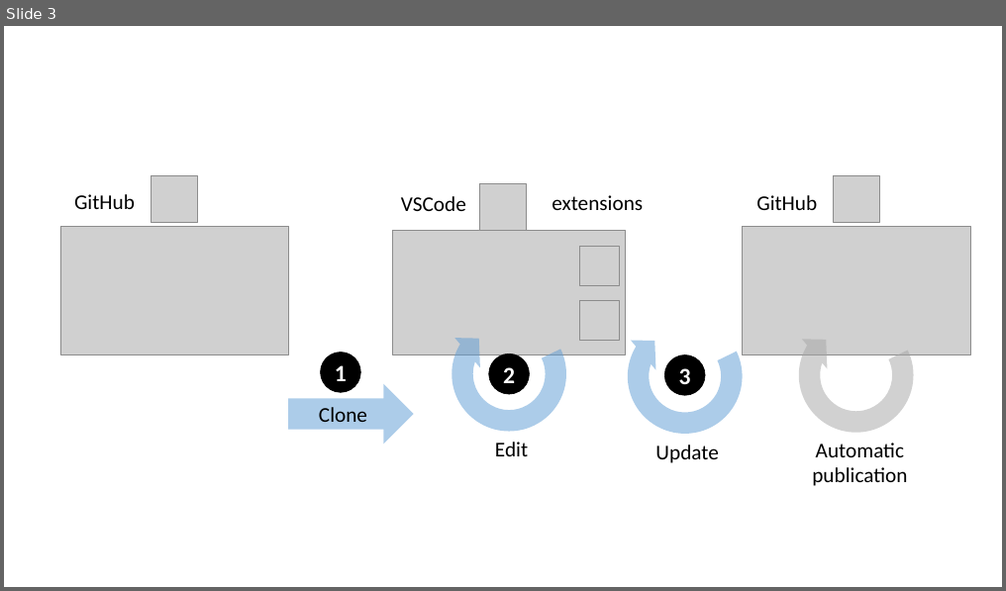
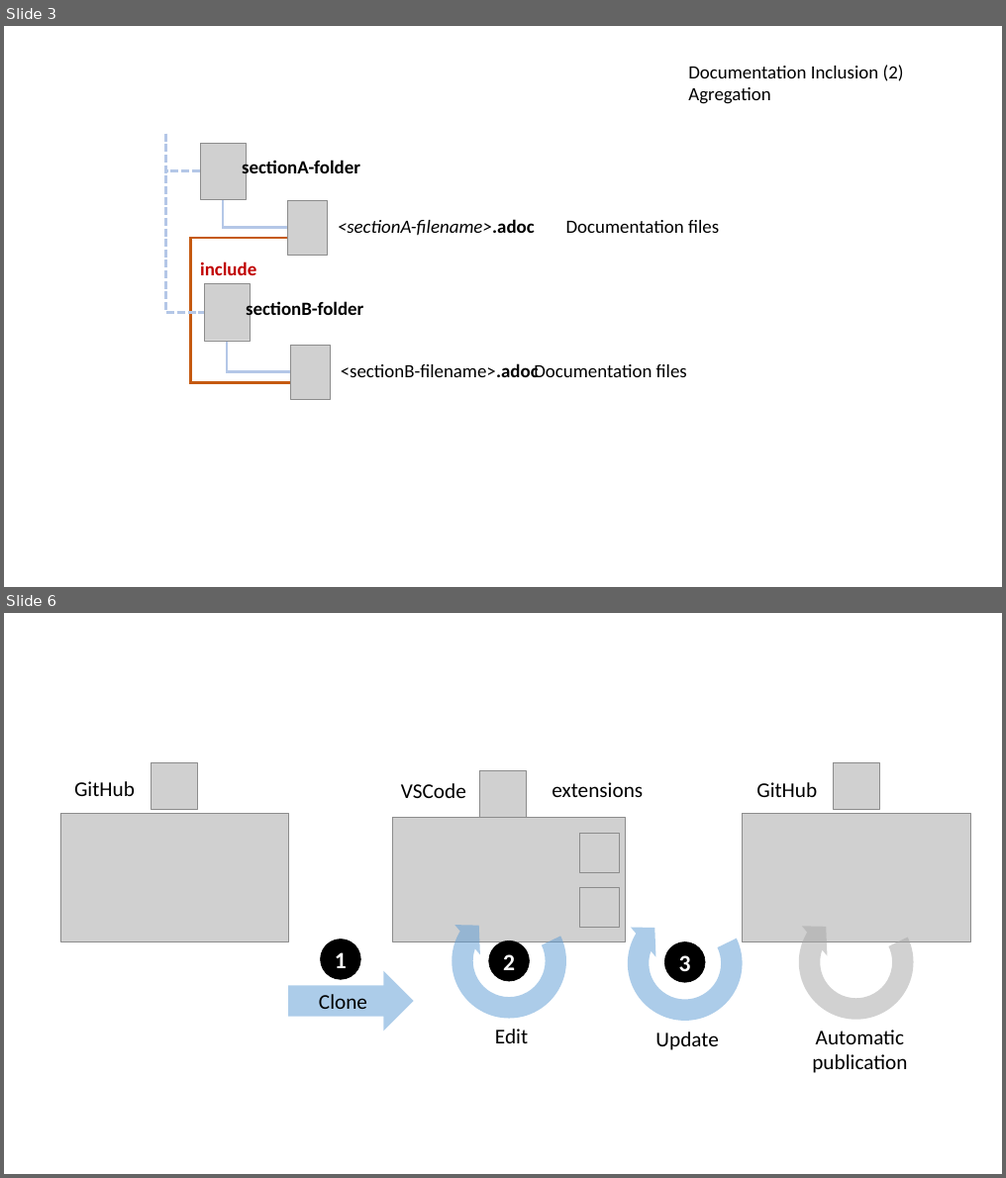
Before and after one commit to michelin/Continuous-Architecture-Toolkit, a slide deck: contributor-guide/refs/contributor-guide.pptx. Shown one above the other, each under a label of ours: slide 3 before the commit, slides 3 and 6 after it; the slides between them are not shown. The pictures are 1006x591 and 1006x1178 pixels, drawn with LibreOffice and Linux fonts; fonts in the diff are those of the drawing; grey boxes stand for pictures. Boxes give left, top, right and bottom in pixels: in the first picture for what was removed or moved away, otherwise in the second. Text is boxed around its words. In the diff, an @@ line names an element or a change of style, - is before the commit and + after.

```diff
--- a/contributor-guide/refs/contributor-guide.pptx
+++ b/contributor-guide/refs/contributor-guide.pptx
@@ slide 3 added at [4,26,1002,587], background #FFFFFF @@
@@ text added at [688,65,904,104], 32 pt, text #000000 @@
+Documentation Inclusion (2)
+Agregation
@@ elbow line added from (166, 134) to (204, 312), #B4C7E7 4.5 pt dashed @@
@@ elbow line added from (166, 134) to (200, 172), #B4C7E7 4.5 pt dashed @@
@@ picture added at [200,143,246,199] @@
@@ text added at [242,159,360,179], 32 pt, text #000000, bold @@
+sectionA-folder
@@ elbow line added from (223, 199) to (287, 227), #B4C7E7 4.5 pt @@
@@ picture added at [287,200,327,255] @@
@@ text added at [338,219,535,236], 32 pt, text #000000, italic @@
+<sectionA-filename>.adoc
@@ text added at [566,220,719,233], 32 pt, text #000000 @@
+Documentation files
@@ elbow line added from (287, 238) to (290, 383), #C55A11 4.5 pt @@
@@ text added at [200,262,256,275], 32 pt, text #C00000, bold @@
+include
@@ picture added at [204,284,250,341] @@
@@ text added at [246,299,363,320], 32 pt, text #000000, bold @@
+sectionB-folder
@@ elbow line added from (227, 341) to (290, 372), #B4C7E7 4.5 pt @@
@@ picture added at [290,345,330,399] @@
@@ text added at [341,364,539,377], 32 pt, text #000000 @@
+<sectionB-filename>.adoc
@@ text added at [534,365,687,377], 32 pt, text #000000 @@
+Documentation files
@@ what was slide 3 is now slide 6 @@
```
Also in this commit, not shown: 2 slides changed, 2 other slides added, 4 other files.
